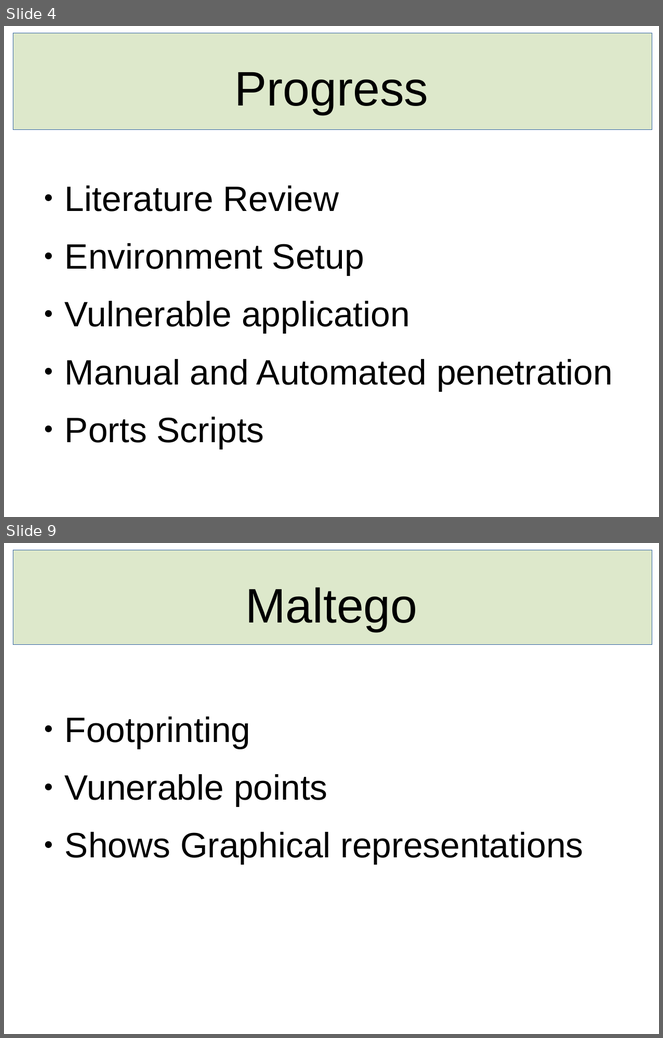
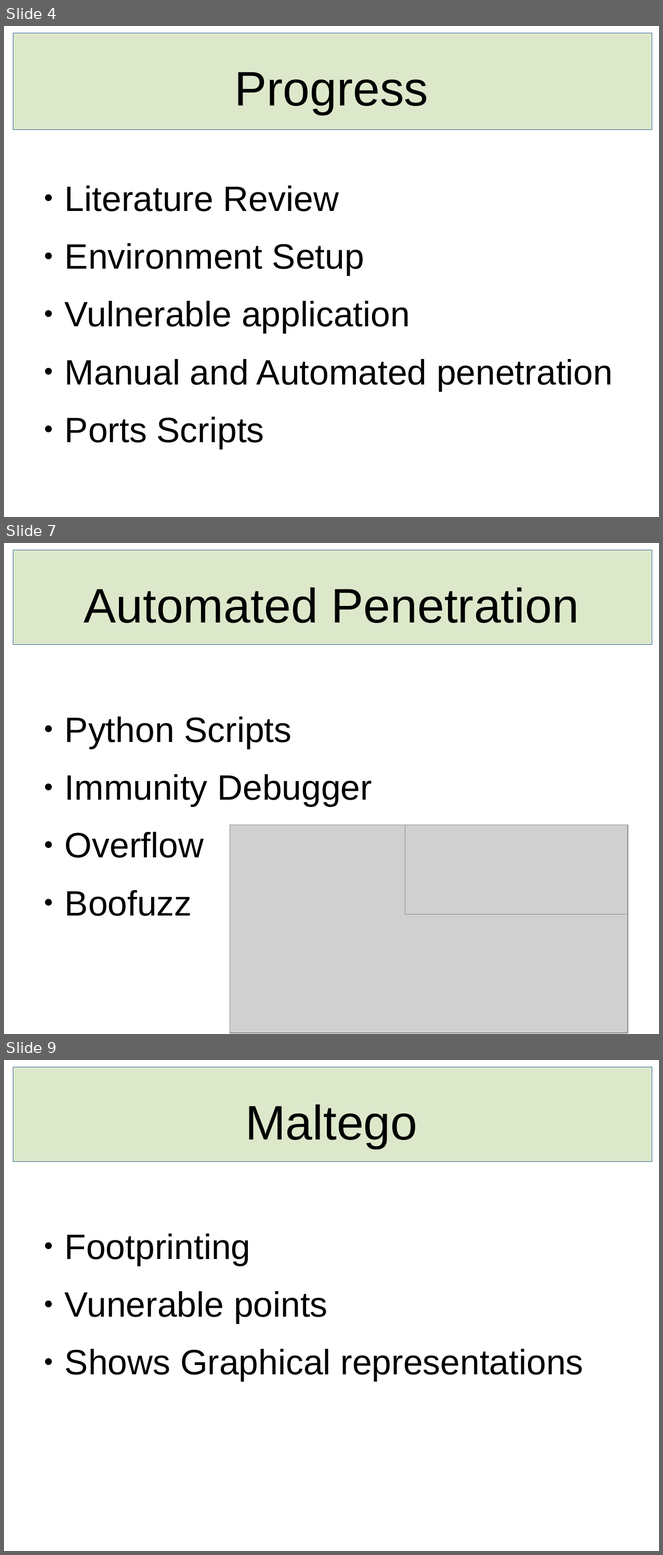
Before and after one commit to Shani123456-maker/finalyearproject, a slide deck: fyp-proposal_v1.pptx_1.odp. Shown one above the other, each under a label of ours: slides 4 and 9 before the commit, slides 4, 7 and 9 after it; the slides between them are not shown. The pictures are 663x1038 and 663x1555 pixels, drawn with LibreOffice and Linux fonts; fonts in the diff are those of the drawing; grey boxes stand for pictures. Boxes give left, top, right and bottom in pixels: in the first picture for what was removed or moved away, otherwise in the second. Text is boxed around its words. In the diff, an @@ line names an element or a change of style, - is before the commit and + after.

```diff
--- a/fyp-proposal_v1.pptx_1.odp
+++ b/fyp-proposal_v1.pptx_1.odp
@@ slide 7 added at (4,543,659,1034), background #FFFFFF @@
@@ rectangle added at (13,550,652,645), fill #DDE8CB, outline #3465A4 0 pt @@
@@ text added at (84,587,579,623), 58.7 pt, text #000000 @@
+Automated Penetration
@@ text added at (65,717,372,916), 42.7 pt, text #000000 @@
+● Python Scripts
+● Immunity Debugger
+● Overflow
+● Boofuzz
@@ picture added at (230,825,629,1033) @@
@@ picture added at (405,825,629,915) @@
```
Also in this commit, not shown: 1 slide changed, 2 other slides added, 3 slides removed, 9 other files.
